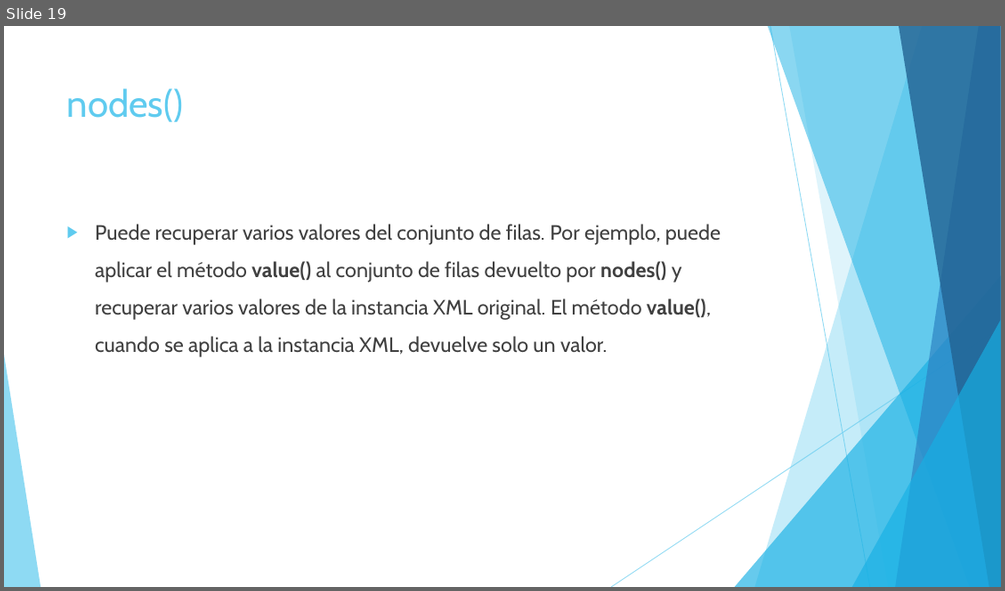
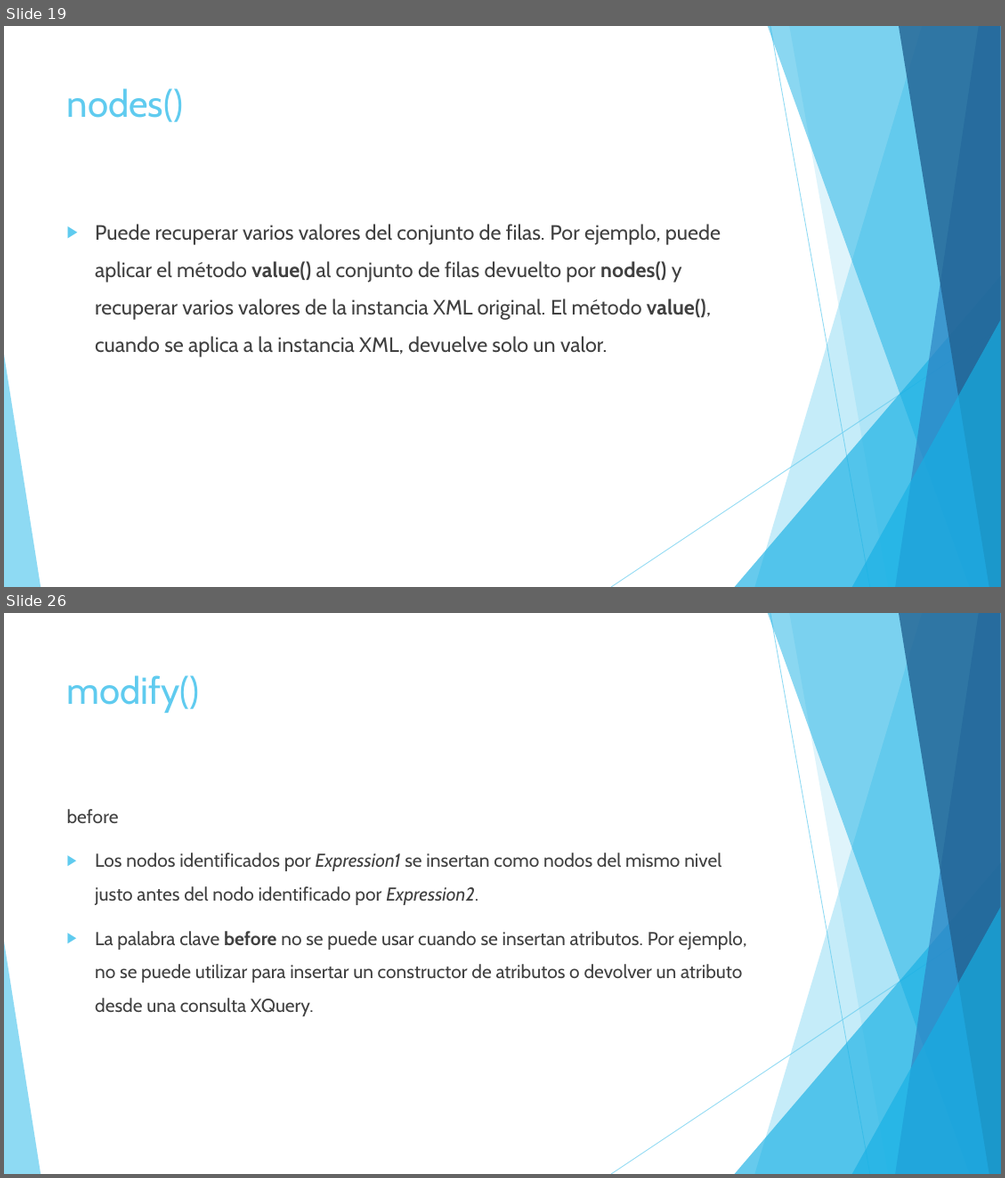
Before and after one commit to l2andy/KnockoutExample, a slide deck: Ponencias/Manejo de XML con SQL Server.pptx. Shown one above the other, each under a label of ours: slide 19 before the commit, slides 19 and 26 after it; the slides between them are not shown. The pictures are 1005x591 and 1005x1178 pixels, drawn with LibreOffice and Linux fonts; fonts in the diff are those of the drawing. Boxes give left, top, right and bottom in pixels: in the first picture for what was removed or moved away, otherwise in the second. Text is boxed around its words. In the diff, an @@ line names an element or a change of style, - is before the commit and + after.

```diff
--- a/Ponencias/Manejo de XML con SQL Server.pptx
+++ b/Ponencias/Manejo de XML con SQL Server.pptx
@@ slide 26 added at (4, 613, 1001, 1174), background #FFFFFF; not listed: 10 template elements that a slide beside it also shows @@
@@ title added at (67, 675, 200, 713), 36 pt, text #5FCBEF @@
+modify()
@@ text added at (67, 809, 747, 1016), 18 pt, text #404040 @@
+before
+▶ Los nodos identificados por Expression1 se insertan como nodos del mismo nivel justo antes del nodo identificado por Expression2.
+▶ La palabra clave before no se puede usar cuando se insertan atributos. Por ejemplo, no se puede utilizar para insertar un constructor de atributos o devolver un atributo desde una consulta XQuery.
```
Also in this commit, not shown: 2 slides changed, 9 other slides added, 1 slide removed, 1 other file.
